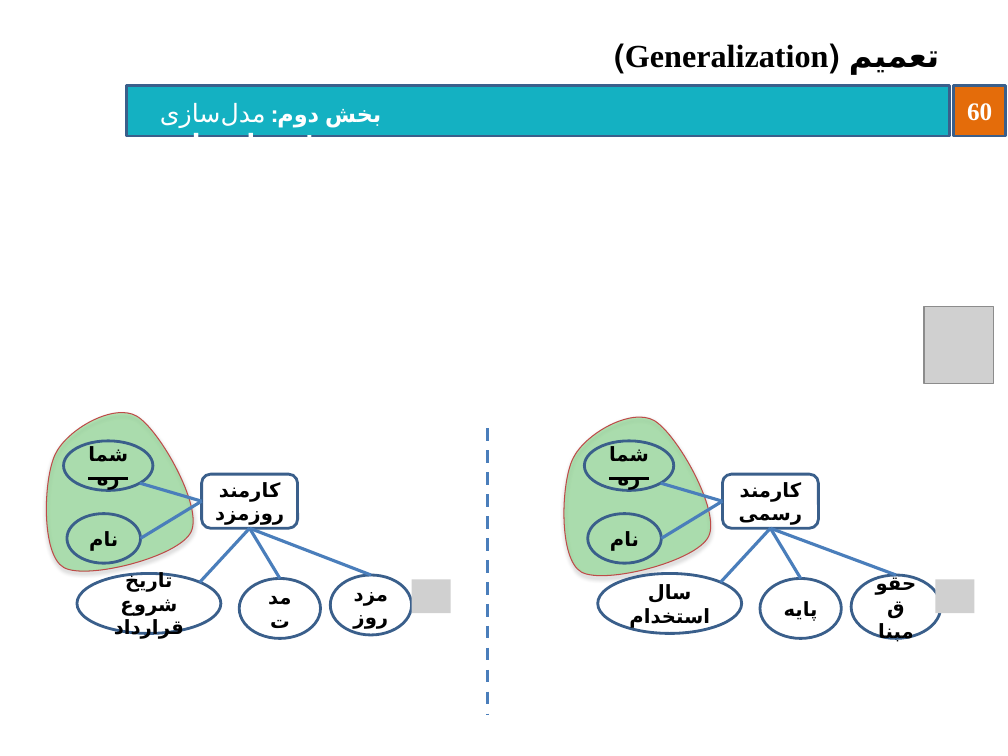
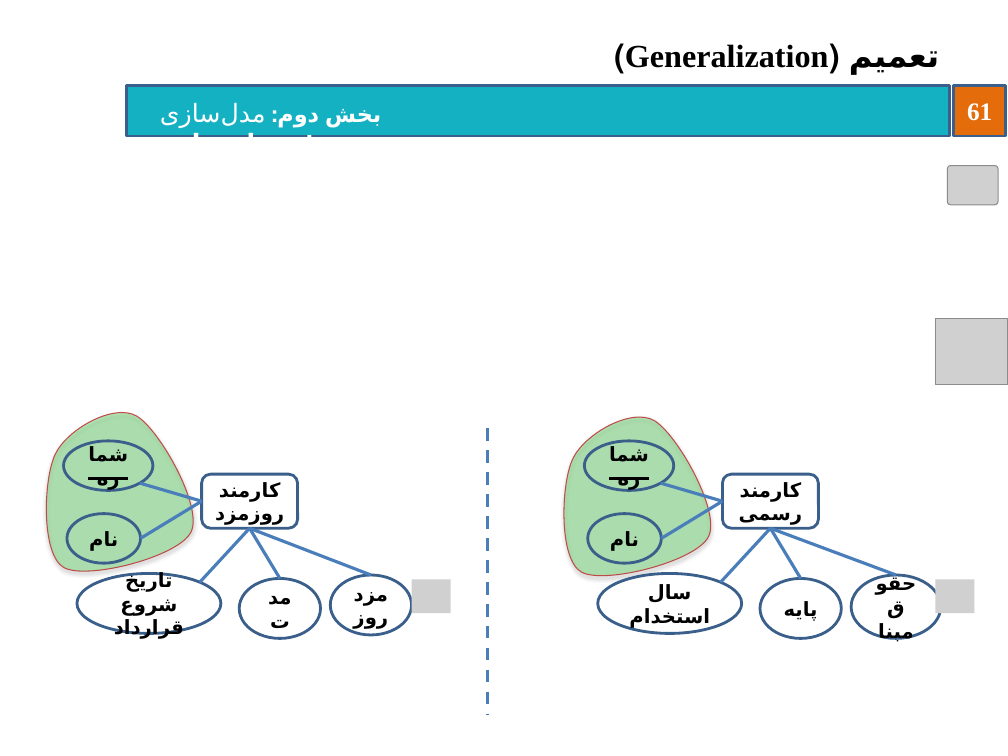
Before and after one commit to behnamhatami/DB-Slides, a slide deck: slide 61 of 2-DB-DataModeling.pptx (slide 60 before the commit). Drawn at 1008x756 pixels with LibreOffice and Linux fonts; fonts in the diff are those of the drawing; grey boxes stand for pictures; background and template pictures are left out. Boxes give left, top, right and bottom in pixels: in the first picture for what was removed or moved away, otherwise in the second. Text is boxed around its words. In the diff, an @@ line names an element or a change of style, - is before the commit and + after.

```diff
--- a/2-DB-DataModeling.pptx
+++ b/2-DB-DataModeling.pptx
@@ page number at bbox=[967, 103, 992, 121]: text changed @@
-60
+61
@@ picture added at bbox=[948, 165, 998, 205] @@
@@ picture: place and size @@
-picture at bbox=[924, 306, 994, 384]
+picture at bbox=[935, 319, 1008, 385]
```
Also in this commit, not shown: 15 other slides changed, 2 slides added.
